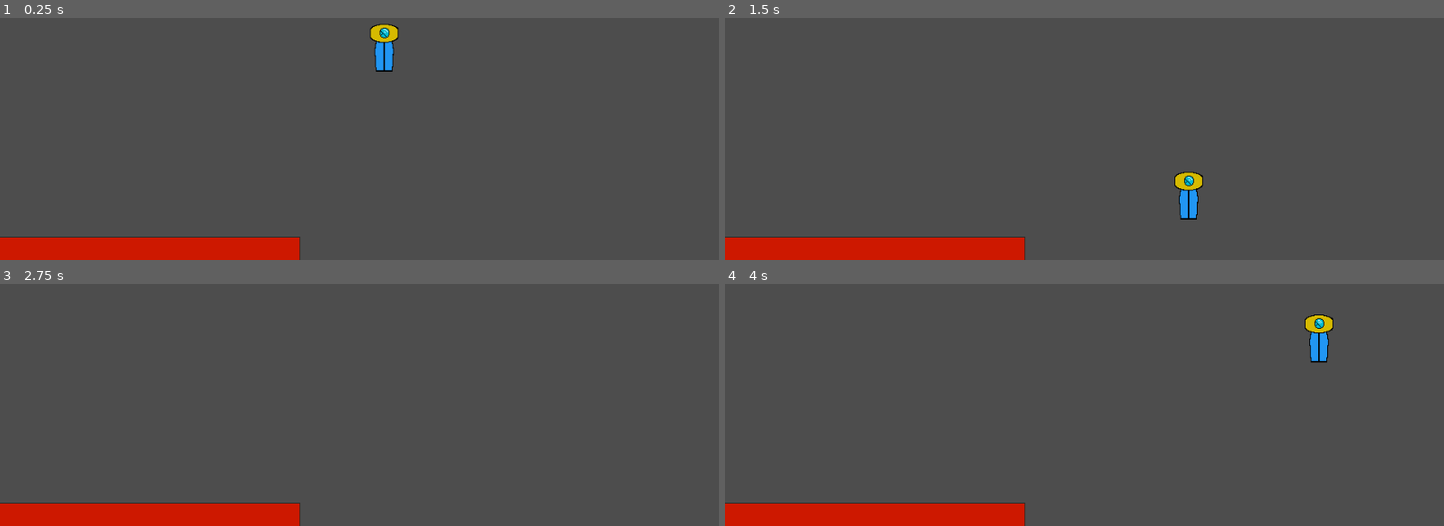
Above: before the commit, frames 1-4 (two rows, left to right).
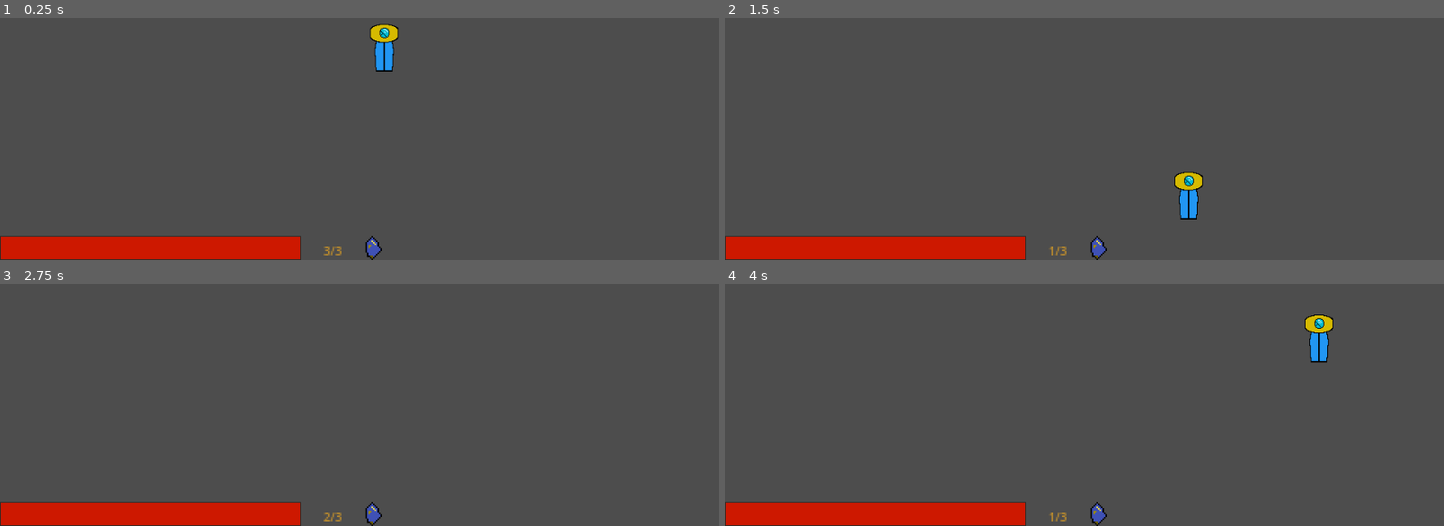
Above: after the commit, the same moments.

Repository: nf12pro/ChronoAnchor
Game: Godot game, scene res://scenes/testing_scene.tscn
The game is run twice, just before and just after one commit, with the same random seed, the same clock (stepped at 60 frames per second) and the same inputs.
Inputs (mouse positions are in pixels of both pictures, inside the frame that each line leads up to):
- Up to frame 1 (0.25 s): no input
- Up to frame 2 (1.5 s): tap Enter at 0.5 s; move the mouse to (1242, 37) at 0.52 s; hold Right (move_right) 0.53-1.28 s; hold Shift (dash) 0.53-1.28 s; click (1242, 37) at 0.67 s; move the mouse to (940, 78) at 1.27 s; hold S (move_down) from 1.28 s (still down); tap Shift (dash) at 1.35 s
- Up to frame 3 (2.75 s): move the mouse to (outside the picture) at 2.02 s; release S (move_down) at 2.03 s; hold Right (move_right) from 2.03 s (still down); hold P (take_damage_test) from 2.03 s (still down); tap Shift (dash) at 2.3 s
- Up to frame 4 (4 s): tap Space at 2.75 s; move the mouse to (1048, 405) at 2.77 s; release Right (move_right) at 2.78 s; release P (take_damage_test) at 2.78 s; hold W (move_up) 2.78-3.53 s; tap Alt at 2.85 s; click (1048, 405) at 2.92 s; tap Shift (dash) at 3.05 s; move the mouse to (1300, 385) at 3.52 s; hold A (move_left) from 3.53 s (still down); hold Shift (dash) from 3.53 s (still down)

The runs differ from the first frame. In frame 1, 0.7% of the frame differs, in the area x 0-54%, y 90-100%; in frame 2, 0.7%; in frame 3, 0.7%; in frame 4, 0.7%.

Commit message:
Added Dash Tracker
Label is kind of blurry though

Diff:
--- a/scenes/player.tscn
+++ b/scenes/player.tscn
@@ -3,6 +3,7 @@
 [ext_resource type="Texture2D" uid="uid://cyx23xojcaqrv" path="res://assets/prototype_player_default_animation.png" id="1_3vyb7"]
 [ext_resource type="Script" uid="uid://4q0crsc2o25v" path="res://scripts/player.gd" id="1_g2els"]
 [ext_resource type="PackedScene" uid="uid://b7weh1oqtsr78" path="res://scenes/health_bar.tscn" id="3_qhqgy"]
+[ext_resource type="Texture2D" uid="uid://bxkwp55wasp7b" path="res://assets/prototype_dash_fragment.png" id="4_dqkch"]
 
 [sub_resource type="AtlasTexture" id="AtlasTexture_g2els"]
 atlas = ExtResource("1_3vyb7")
@@ -34,8 +35,6 @@
 
 [node name="dash_timer" type="Timer" parent="." unique_id=1841688279]
 
-[node name="dash_shard" type="Sprite2D" parent="dash_timer" unique_id=290740632]
-
 [node name="animated_sprite_2d" type="AnimatedSprite2D" parent="." unique_id=2084851377]
 position = Vector2(32, 32)
 sprite_frames = SubResource("SpriteFrames_6esg4")
@@ -48,12 +47,38 @@
 
 [node name="canvas_layer" type="CanvasLayer" parent="." unique_id=527961938]
 
+[node name="dash_shard" type="Sprite2D" parent="canvas_layer" unique_id=290740632]
+position = Vector2(496, 524)
+scale = Vector2(2, 2)
+texture = ExtResource("4_dqkch")
+
+[node name="dash_tracker" type="RichTextLabel" parent="canvas_layer/dash_shard" unique_id=517359511]
+anchors_preset = -1
+anchor_left = -2.469
+anchor_right = 0.21900001
+anchor_bottom = 0.96900004
+offset_left = -7.9959984
+offset_top = -8.5
+offset_right = -8.004
+offset_bottom = -8.004001
+theme_override_colors/default_color = Color(0.75986844, 0.5605189, 0.16995767, 1)
+theme_override_font_sizes/normal_font_size = 8
+theme_override_font_sizes/bold_font_size = 8
+bbcode_enabled = true
+text = "[b] 3/3"
+fit_content = true
+scroll_active = false
+horizontal_alignment = 1
+vertical_alignment = 2
+
 [node name="health_bar" parent="canvas_layer" unique_id=2078701455 instance=ExtResource("3_qhqgy")]
 anchors_preset = 2
 anchor_top = 1.0
 anchor_bottom = 1.0
-offset_top = -30.0
-offset_bottom = 0.0
+offset_left = 1.0
+offset_top = -31.0
+offset_right = 401.0
+offset_bottom = -1.0
 grow_vertical = 0
 
 [node name="health_timer" type="Timer" parent="." unique_id=899907336]
--- a/scripts/player.gd
+++ b/scripts/player.gd
@@ -4,14 +4,11 @@
 @export var max_speed: float = 200.0
 @export var acceleration: float = 1200.0
 @export var friction: float = 1500.0
-@export var dash_amount: int = 3
-@export var dash_speed: float = 600.0
-@export var dash_duration: float = 0.15
-@export var dash_charge_cooldown: float = 1.0
 #endregion
 
 #region Invincibility
 var invincibility: bool = false
+#endregion
 
 #region Health
 @onready var health_bar = $canvas_layer/health_bar
@@ -39,6 +36,12 @@
 var dash_time_left: float = 0.0
 var dash_direction: Vector2 = Vector2.ZERO
 var last_move_direction: Vector2 = Vector2.DOWN
+
+@export var dash_amount: int = 3
+@export var dash_speed: float = 600.0
+@export var dash_duration: float = 0.15
+@export var dash_charge_cooldown: float = 1.0
+@onready var dash_tracker = $canvas_layer/dash_shard/dash_tracker
 #endregion
 
 func _ready():
@@ -48,6 +51,7 @@
 	if health_recover_upgrade:
 		health_timer.start()
 	dash_charges = dash_amount
+	dash_tracker.text = str(dash_charges) + "/" + str(dash_amount)
 	dash_timer.wait_time = dash_charge_cooldown
 	dash_timer.one_shot = true
 
@@ -103,6 +107,7 @@
 	dash_direction = last_move_direction.normalized()
 	velocity = dash_direction * dash_speed
 	dash_charges -= 1
+	dash_tracker.text = str(dash_charges) + "/" + str(dash_amount)
 	if dash_timer.is_stopped():
 		dash_timer.start()
 
@@ -121,5 +126,6 @@
 
 func _on_dash_timer_timeout() -> void:
 	dash_charges = min(dash_charges + 1, dash_amount)
+	dash_tracker.text = str(dash_charges) + "/" + str(dash_amount)
 	if dash_charges < dash_amount:
 		dash_timer.start()
Binary file added: assets/prototype_dash_fragment.png
Not shown, added: assets/prototype_dash_fragment.png.import
Not shown, changed: .DS_Store
